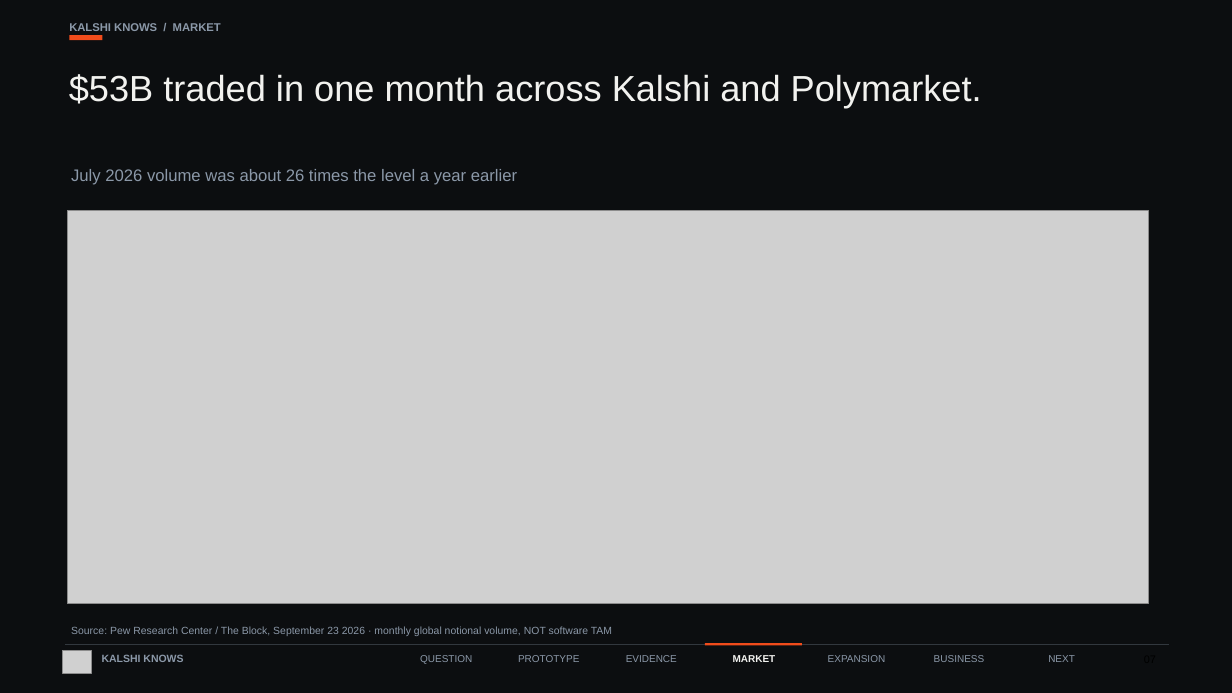
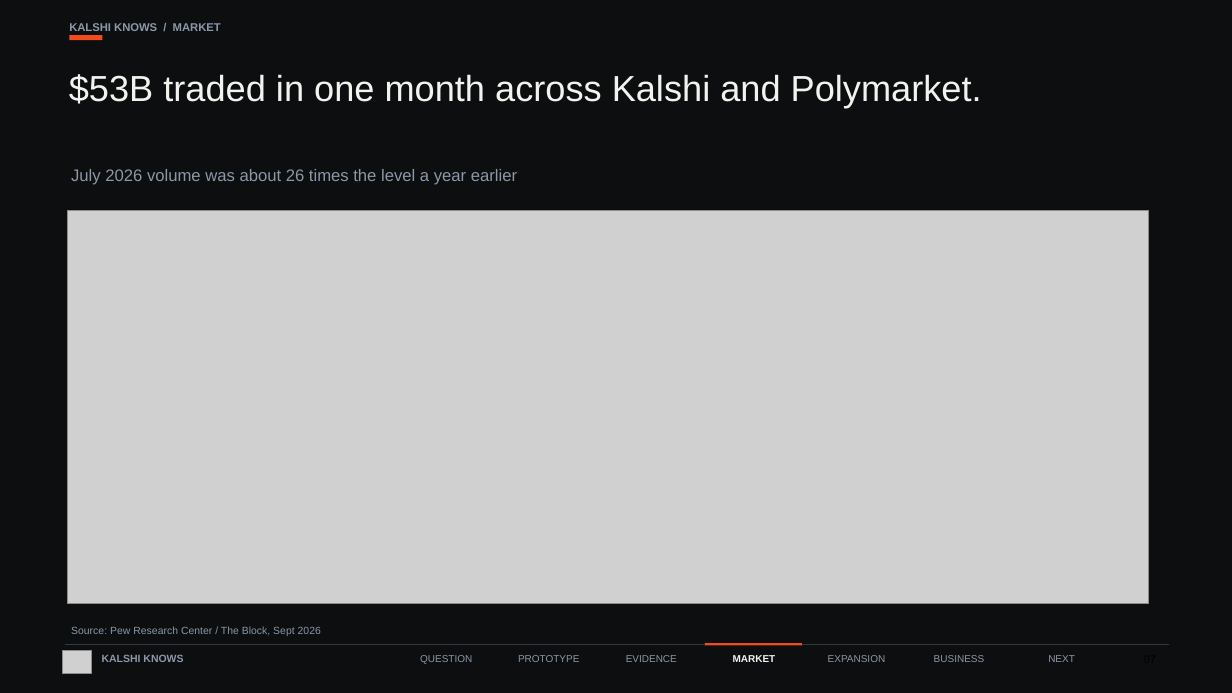
Before and after one commit to faisal-nabulsi/kalshi-knows, a slide deck: slide 7 of slides/Kalshi_Knows_FINAL.pptx. Drawn at 1232x693 pixels with LibreOffice and Linux fonts; fonts in the diff are those of the drawing; grey boxes stand for pictures. Boxes give left, top, right and bottom in pixels: in the first picture for what was removed or moved away, otherwise in the second. Text is boxed around its words. In the diff, an @@ line names an element or a change of style, - is before the commit and + after.

```diff
--- a/slides/Kalshi_Knows_FINAL.pptx
+++ b/slides/Kalshi_Knows_FINAL.pptx
@@ text at [71, 626, 321, 636]: text changed @@
-Source: Pew Research Center / The Block, September 23 2026 · monthly global notional volume, NOT software TAM
+Source: Pew Research Center / The Block, Sept 2026
```
Also in this commit, not shown: 3 other slides changed.
